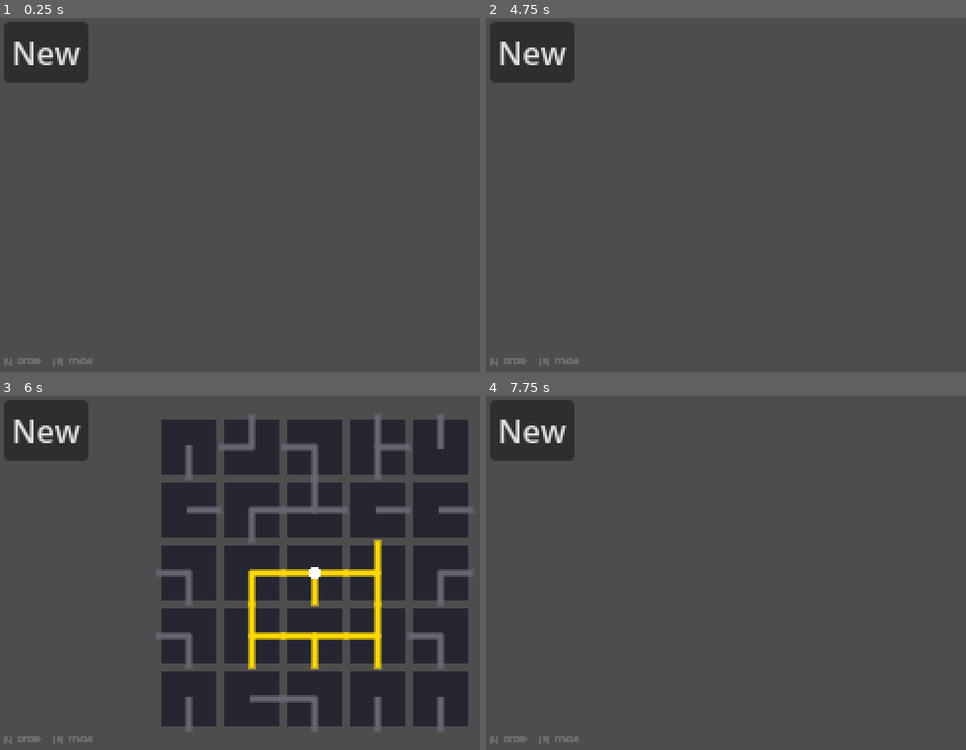
Above: before the commit, frames 1-4 (two rows, left to right).
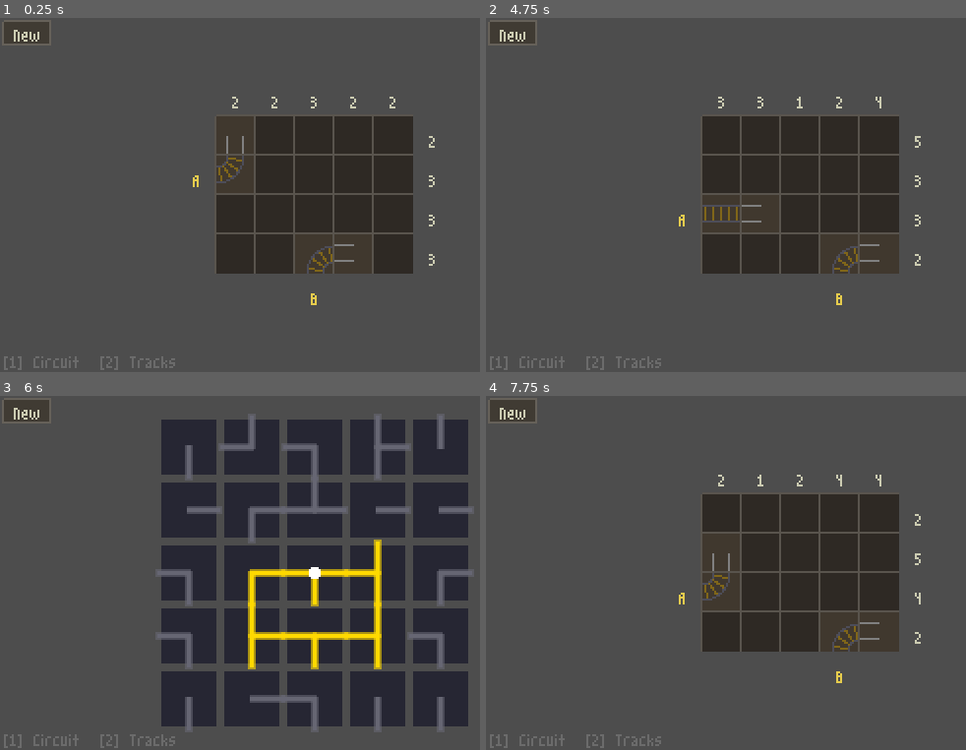
Above: after the commit, the same moments.

Repository: mojwinter/moving-day-game
Game: Godot game, scene res://scenes/puzzle_switcher.tscn
Same seed, same stepped clock (60 frames per second), same inputs: the game is played once before the commit and once after it.
Inputs (mouse positions are in pixels of both pictures, inside the frame that each line leads up to):
- Up to frame 1 (0.25 s): no input
- Up to frame 2 (4.75 s): click (534, 53) at 0.5 s, where only the run before the commit has a clickable "New"; click (534, 53) at 1.25 s, where only the run before the commit has a clickable "New"; click (534, 53) at 2 s, where only the run before the commit has a clickable "New"; tap Enter at 2.75, 4.25 s; move the mouse to (937, 177) at 2.77 s; tap 1 at 2.85, 4.35 s; click (937, 177) at 2.92 s; tap 2 at 3.05, 4.55 s; tap Space at 3.5 s; drag from (673, 212) to (769, 265) at 3.52 s; move the mouse to (865, 117) at 4.27 s; click (865, 117) at 4.42 s
- Up to frame 3 (6 s): tap Space at 5 s; drag from (283, 643) to (124, 519) at 5.02 s; tap Enter at 5.75 s; move the mouse to (outside the picture) at 5.77 s; tap 1 at 5.85 s; click (outside the picture) at 5.92 s
- Up to frame 4 (7.75 s): tap 2 at 6.05, 7.55 s; tap Space at 6.5 s; drag from (610, 519) to (706, 484) at 6.52 s; move the mouse to (831, 573) at 7.27 s; tap 1 at 7.35 s; click (831, 573) at 7.42 s

The runs differ from the first frame. In frame 1, 20% of the frame differs, in the area x 0-91%, y 0-100%; in frame 2, 20%; in frame 3, 3.0%; in frame 4, 20%.
Error before the commit: Parse Error: Cannot infer the type of "ntrack" variable because the value doesn't have a set type. (res://scripts/tracks_puzzle/grid_manager.gd:433)

Commit message:
feat: Add New button UI and win highlight
Replace scene Button nodes with a custom-drawn "New" button and input handling for both puzzles; remove NewGameButton from net_puzzle and tracks_puzzle scenes and draw the button in code (NEW_BTN_RECT) with click detection. Implement a win highlight animation for the tracks puzzle: add a highlight property to square nodes, a Tween-driven per-tile fade, and lifecycle handling to kill/reset the tween on new game. Clean up track drawing: use explicit rail/sleeper coordinates (6.0 / 14.0) and adjust sleeper drawing for straights/curves/stubs, and tint tracks with a warm highlight color when winning. Also tweak font sizes and vertical offsets for pixel font rendering, reconnect/disconnect puzzle signals around puzzle regeneration to avoid duplicate handlers, and add a couple of minor type/annotation and formatting fixes.

Diff:
--- a/scenes/net_puzzle/net_puzzle.tscn
+++ b/scenes/net_puzzle/net_puzzle.tscn
@@ -8,12 +8,3 @@
 
 [node name="GridManager" type="Node" parent="."]
 script = ExtResource("2_grid")
-
-[node name="NewGameButton" type="Button" parent="."]
-offset_left = 2.0
-offset_top = 2.0
-offset_right = 40.0
-offset_bottom = 10.0
-text = "New"
-
-[connection signal="pressed" from="NewGameButton" to="." method="_on_new_game_pressed"]
--- a/scenes/tracks_puzzle/tracks_puzzle.tscn
+++ b/scenes/tracks_puzzle/tracks_puzzle.tscn
@@ -8,12 +8,3 @@
 
 [node name="GridManager" type="Node" parent="."]
 script = ExtResource("2_grid")
-
-[node name="NewGameButton" type="Button" parent="."]
-offset_left = 2.0
-offset_top = 2.0
-offset_right = 40.0
-offset_bottom = 10.0
-text = "New"
-
-[connection signal="pressed" from="NewGameButton" to="." method="_on_new_game_pressed"]
--- a/scripts/net_puzzle/net_puzzle.gd
+++ b/scripts/net_puzzle/net_puzzle.gd
@@ -6,8 +6,10 @@
 const GRID_OFFSET := Vector2(80, 10)
 const GRID_W := 5
 const GRID_H := 5
+const NEW_BTN_RECT := Rect2(2, 2, 24, 12)
 
 const TileScene := preload("res://scenes/net_puzzle/tile.tscn")
+const PIXEL_FONT := preload("res://assets/fonts/m3x6.ttf")
 
 enum Stage { ROTATION, TRACE, CALIBRATION }
 
@@ -49,6 +51,24 @@
 
 
 # =========================================================================
+# Drawing
+# =========================================================================
+
+func _draw() -> void:
+	var font_size := 16
+	draw_rect(NEW_BTN_RECT, Color(0.25, 0.23, 0.2))
+	draw_rect(NEW_BTN_RECT, Color(0.4, 0.38, 0.35), false)
+	var txt := "New"
+	var ts := PIXEL_FONT.get_string_size(txt, HORIZONTAL_ALIGNMENT_LEFT, -1, font_size)
+	var ascent := PIXEL_FONT.get_ascent(font_size)
+	var descent := PIXEL_FONT.get_descent(font_size)
+	var text_h := ascent + descent
+	var tx := NEW_BTN_RECT.position.x + (NEW_BTN_RECT.size.x - ts.x) / 2.0
+	var ty := NEW_BTN_RECT.position.y + (NEW_BTN_RECT.size.y - text_h) / 2.0 + ascent
+	draw_string(PIXEL_FONT, Vector2(tx, ty), txt, HORIZONTAL_ALIGNMENT_LEFT, -1, font_size, Color(0.8, 0.8, 0.7))
+
+
+# =========================================================================
 # Input routing
 # =========================================================================
 
@@ -56,6 +76,14 @@
 	if current_stage == Stage.ROTATION:
 		grid_manager.rotate_tile(x, y)
 		_refresh_all_tiles()
+
+
+func _input(event: InputEvent) -> void:
+	if event is InputEventMouseButton and event.pressed and event.button_index == MOUSE_BUTTON_LEFT:
+		var local: Vector2 = event.global_position - global_position
+		if NEW_BTN_RECT.has_point(local):
+			_on_new_game_pressed()
+			get_viewport().set_input_as_handled()
 
 
 func _unhandled_input(event: InputEvent) -> void:
--- a/scripts/puzzle_switcher.gd
+++ b/scripts/puzzle_switcher.gd
@@ -37,4 +37,4 @@
 
 func _draw() -> void:
 	var hint: String = "[1] Circuit  [2] Tracks"
-	draw_string(PIXEL_FONT, Vector2(2, 176), hint, HORIZONTAL_ALIGNMENT_LEFT, -1, 8, Color(0.5, 0.5, 0.5, 0.6))
+	draw_string(PIXEL_FONT, Vector2(2, 178), hint, HORIZONTAL_ALIGNMENT_LEFT, -1, 16, Color(0.5, 0.5, 0.5, 0.6))
--- a/scripts/tracks_puzzle/grid_manager.gd
+++ b/scripts/tracks_puzzle/grid_manager.gd
@@ -430,8 +430,8 @@
 			var idx := y * GRID_W + x
 			var track_dirs: int = (sf[idx] >> TC.S_TRACK_SHIFT) & TC.ALLDIR
 			var notrack_dirs: int = (sf[idx] >> TC.S_NOTRACK_SHIFT) & TC.ALLDIR
-			var ntrack := TC.NBITS[track_dirs]
-			var nnotrack := TC.NBITS[notrack_dirs]
+			var ntrack: int = TC.NBITS[track_dirs]
+			var nnotrack: int = TC.NBITS[notrack_dirs]
 
 			# If NOTRACK square, all edges must be NOTRACK
 			if sf[idx] & TC.S_NOTRACK:
--- a/scripts/tracks_puzzle/square.gd
+++ b/scripts/tracks_puzzle/square.gd
@@ -21,10 +21,15 @@
 const ERROR_COLOR := Color(1.0, 0.2, 0.2)
 const NOTRACK_COLOR := Color(0.45, 0.4, 0.35)
 const GRID_LINE_COLOR := Color(0.35, 0.33, 0.3)
+const HIGHLIGHT_COLOR := Color(0.95, 0.85, 0.3)  # warm gold for win highlight
 
 var grid_x: int = 0
 var grid_y: int = 0
 var square_data = null
+var highlight: float = 0.0:  # 0.0 = normal, 1.0 = full highlight (win animation)
+	set(v):
+		highlight = v
+		queue_redraw()
 
 
 func setup(x: int, y: int) -> void:
@@ -43,6 +48,8 @@
 	if square_data != null:
 		has_track = square_data.has_flag(TC.S_TRACK) or square_data.e_count(TC.E_TRACK) > 0
 	var bg: Color = BG_TRACK if has_track else BG_COLOR
+	if highlight > 0.0 and has_track:
+		bg = bg.lerp(HIGHLIGHT_COLOR, highlight * 0.4)
 	draw_rect(Rect2(0, 0, CELL_SIZE, CELL_SIZE), bg)
 
 	# Grid lines
@@ -56,6 +63,8 @@
 	var is_error: bool = square_data.has_flag(TC.S_ERROR)
 	var is_clue: bool = square_data.has_flag(TC.S_CLUE)
 	var track_col: Color = ERROR_COLOR if is_error else (CLUE_TRACK_COLOR if is_clue else TRACK_COLOR)
+	if highlight > 0.0 and has_track:
+		track_col = track_col.lerp(HIGHLIGHT_COLOR, highlight)
 
 	# Draw track shapes based on edge flags
 	var track_dirs: int = square_data.e_dirs(TC.E_TRACK)
@@ -95,23 +104,23 @@
 
 
 func _draw_straight_h(col: Color) -> void:
-	# Sleepers first (behind rails)
-	for i in range(1, 8, 2):
-		var sx := CELL_SIZE / 8.0 * i
-		draw_line(Vector2(sx, T6), Vector2(sx, T6 + 2 * T3), SLEEPER_COLOR, 1.0)
+	# Sleepers first (between rails)
+	for i in range(5):
+		var sx := 2.0 + i * 4.0
+		draw_line(Vector2(sx, 6.0), Vector2(sx, 14.0), SLEEPER_COLOR, 1.0)
 	# Two horizontal rails
-	draw_line(Vector2(0, T3), Vector2(CELL_SIZE, T3), col, 1.0)
-	draw_line(Vector2(0, 2 * T3), Vector2(CELL_SIZE, 2 * T3), col, 1.0)
+	draw_line(Vector2(0, 6.0), Vector2(CELL_SIZE, 6.0), col, 1.0)
+	draw_line(Vector2(0, 14.0), Vector2(CELL_SIZE, 14.0), col, 1.0)
 
 
 func _draw_straight_v(col: Color) -> void:
-	# Sleepers
-	for i in range(1, 8, 2):
-		var sy := CELL_SIZE / 8.0 * i
-		draw_line(Vector2(T6, sy), Vector2(T6 + 2 * T3, sy), SLEEPER_COLOR, 1.0)
+	# Sleepers (between rails)
+	for i in range(5):
+		var sy := 2.0 + i * 4.0
+		draw_line(Vector2(6.0, sy), Vector2(14.0, sy), SLEEPER_COLOR, 1.0)
 	# Two vertical rails
-	draw_line(Vector2(T3, 0), Vector2(T3, CELL_SIZE), col, 1.0)
-	draw_line(Vector2(2 * T3, 0), Vector2(2 * T3, CELL_SIZE), col, 1.0)
+	draw_line(Vector2(6.0, 0), Vector2(6.0, CELL_SIZE), col, 1.0)
+	draw_line(Vector2(14.0, 0), Vector2(14.0, CELL_SIZE), col, 1.0)
 
 
 func _draw_curve(flags: int, col: Color) -> void:
@@ -137,30 +146,30 @@
 	var nsleepers := 4
 	for i in range(nsleepers):
 		var th := start_angle + (end_angle - start_angle) * (float(i) + 0.5) / float(nsleepers)
-		var inner_pt := arc_center + Vector2(cos(th), sin(th)) * T3
-		var outer_pt := arc_center + Vector2(cos(th), sin(th)) * (2 * T3)
+		var inner_pt := arc_center + Vector2(cos(th), sin(th)) * 6.0
+		var outer_pt := arc_center + Vector2(cos(th), sin(th)) * 14.0
 		draw_line(inner_pt, outer_pt, SLEEPER_COLOR, 1.0)
 
-	# Draw inner and outer arcs
-	draw_arc(arc_center, T3, start_angle, end_angle, 12, col, 1.0)
-	draw_arc(arc_center, 2 * T3, start_angle, end_angle, 12, col, 1.0)
+	# Draw inner and outer arcs (radii match rail positions 6 and 14)
+	draw_arc(arc_center, 6.0, start_angle, end_angle, 12, col, 1.0)
+	draw_arc(arc_center, 14.0, start_angle, end_angle, 12, col, 1.0)
 
 
 func _draw_stub(d: int, col: Color) -> void:
 	# Draw a short track stub from center toward edge d
 	var half := CELL_SIZE / 2.0
 	if d == TC.DIR_L:
-		draw_line(Vector2(0, T3), Vector2(half, T3), col, 1.0)
-		draw_line(Vector2(0, 2 * T3), Vector2(half, 2 * T3), col, 1.0)
+		draw_line(Vector2(0, 6.0), Vector2(half, 6.0), col, 1.0)
+		draw_line(Vector2(0, 14.0), Vector2(half, 14.0), col, 1.0)
 	elif d == TC.DIR_R:
-		draw_line(Vector2(half, T3), Vector2(CELL_SIZE, T3), col, 1.0)
-		draw_line(Vector2(half, 2 * T3), Vector2(CELL_SIZE, 2 * T3), col, 1.0)
+		draw_line(Vector2(half, 6.0), Vector2(CELL_SIZE, 6.0), col, 1.0)
+		draw_line(Vector2(half, 14.0), Vector2(CELL_SIZE, 14.0), col, 1.0)
 	elif d == TC.DIR_U:
-		draw_line(Vector2(T3, 0), Vector2(T3, half), col, 1.0)
-		draw_line(Vector2(2 * T3, 0), Vector2(2 * T3, half), col, 1.0)
+		draw_line(Vector2(6.0, 0), Vector2(6.0, half), col, 1.0)
+		draw_line(Vector2(14.0, 0), Vector2(14.0, half), col, 1.0)
 	elif d == TC.DIR_D:
-		draw_line(Vector2(T3, half), Vector2(T3, CELL_SIZE), col, 1.0)
-		draw_line(Vector2(2 * T3, half), Vector2(2 * T3, CELL_SIZE), col, 1.0)
+		draw_line(Vector2(6.0, half), Vector2(6.0, CELL_SIZE), col, 1.0)
+		draw_line(Vector2(14.0, half), Vector2(14.0, CELL_SIZE), col, 1.0)
 
 
 func _draw_edge_notrack(d: int) -> void:
--- a/scripts/tracks_puzzle/tracks_puzzle.gd
+++ b/scripts/tracks_puzzle/tracks_puzzle.gd
@@ -6,6 +6,7 @@
 const GRID_W := 5
 const GRID_H := 4
 const GRID_OFFSET := Vector2(90, 30)
+const NEW_BTN_RECT := Rect2(2, 2, 24, 12)
 
 const SquareScene := preload("res://scenes/tracks_puzzle/square.tscn")
 const PIXEL_FONT := preload("res://assets/fonts/m3x6.ttf")
@@ -15,6 +16,7 @@
 
 var square_nodes := []
 var _solved := false
+var _win_tween: Tween = null
 
 # Drag state
 var _drag_active := false
@@ -28,11 +30,11 @@
 
 
 func _ready() -> void:
-	grid_manager.puzzle_solved.connect(_on_puzzle_solved)
-	grid_manager.grid_changed.connect(_on_grid_changed)
 	grid_manager.generate_puzzle()
 	_create_square_nodes()
 	_refresh_all()
+	grid_manager.puzzle_solved.connect(_on_puzzle_solved)
+	grid_manager.grid_changed.connect(_on_grid_changed)
 
 
 func _create_square_nodes() -> void:
@@ -55,7 +57,8 @@
 	if grid_manager.clue_numbers.size() == 0:
 		return
 
-	var font_size := 12
+	var font_size := 16
+	var vy := 6  # vertical centering offset for m3x6 at size 16
 
 	# Grid border (right and bottom edges)
 	var ox := GRID_OFFSET.x + CELL_SIZE
@@ -72,7 +75,7 @@
 		var col := Color(1.0, 0.2, 0.2) if is_err else Color(0.8, 0.8, 0.7)
 		var txt := str(num)
 		var tw := PIXEL_FONT.get_string_size(txt, HORIZONTAL_ALIGNMENT_CENTER, -1, font_size)
-		var pos := GRID_OFFSET + Vector2((x + 1) * CELL_SIZE + CELL_SIZE / 2.0 - tw.x / 2.0, CELL_SIZE / 2.0 + 4)
+		var pos := GRID_OFFSET + Vector2((x + 1) * CELL_SIZE + CELL_SIZE / 2.0 - tw.x / 2.0, CELL_SIZE / 2.0 + vy)
 		draw_string(PIXEL_FONT, pos, txt, HORIZONTAL_ALIGNMENT_LEFT, -1, font_size, col)
 
 	# Row clues (right of grid)
@@ -82,20 +85,23 @@
 		var col := Color(1.0, 0.2, 0.2) if is_err else Color(0.8, 0.8, 0.7)
 		var txt := str(num)
 		var tw := PIXEL_FONT.get_string_size(txt, HORIZONTAL_ALIGNMENT_CENTER, -1, font_size)
-		var pos := GRID_OFFSET + Vector2((GRID_W + 1) * CELL_SIZE + CELL_SIZE / 2.0 - tw.x / 2.0, (y + 1) * CELL_SIZE + CELL_SIZE / 2.0 + 4)
+		var pos := GRID_OFFSET + Vector2((GRID_W + 1) * CELL_SIZE + CELL_SIZE / 2.0 - tw.x / 2.0, (y + 1) * CELL_SIZE + CELL_SIZE / 2.0 + vy)
 		draw_string(PIXEL_FONT, pos, txt, HORIZONTAL_ALIGNMENT_LEFT, -1, font_size, col)
 
 	# "A" label (left of entrance row)
 	var a_txt := "A"
 	var a_tw := PIXEL_FONT.get_string_size(a_txt, HORIZONTAL_ALIGNMENT_CENTER, -1, font_size)
-	var a_pos := GRID_OFFSET + Vector2(CELL_SIZE / 2.0 - a_tw.x / 2.0, (grid_manager.row_station + 1) * CELL_SIZE + CELL_SIZE / 2.0 + 4)
+	var a_pos := GRID_OFFSET + Vector2(CELL_SIZE / 2.0 - a_tw.x / 2.0, (grid_manager.row_station + 1) * CELL_SIZE + CELL_SIZE / 2.0 + vy)
 	draw_string(PIXEL_FONT, a_pos, a_txt, HORIZONTAL_ALIGNMENT_LEFT, -1, font_size, Color(0.9, 0.8, 0.3))
 
 	# "B" label (below exit column)
 	var b_txt := "B"
 	var b_tw := PIXEL_FONT.get_string_size(b_txt, HORIZONTAL_ALIGNMENT_CENTER, -1, font_size)
-	var b_pos := GRID_OFFSET + Vector2((grid_manager.col_station + 1) * CELL_SIZE + CELL_SIZE / 2.0 - b_tw.x / 2.0, (GRID_H + 1) * CELL_SIZE + CELL_SIZE / 2.0 + 4)
+	var b_pos := GRID_OFFSET + Vector2((grid_manager.col_station + 1) * CELL_SIZE + CELL_SIZE / 2.0 - b_tw.x / 2.0, (GRID_H + 1) * CELL_SIZE + CELL_SIZE / 2.0 + vy)
 	draw_string(PIXEL_FONT, b_pos, b_txt, HORIZONTAL_ALIGNMENT_LEFT, -1, font_size, Color(0.9, 0.8, 0.3))
+
+	# "New" button
+	_draw_new_button(font_size)
 
 
 # ===========================================================================
@@ -129,6 +135,14 @@
 		else:
 			dir = TC.DIR_L if dx < 0 else TC.DIR_R
 		grid_manager.apply_edge_toggle(gx, gy, dir, is_right)
+
+
+func _input(event: InputEvent) -> void:
+	if event is InputEventMouseButton and event.pressed and event.button_index == MOUSE_BUTTON_LEFT:
+		var local: Vector2 = event.global_position - global_position
+		if NEW_BTN_RECT.has_point(local):
+			_on_new_game_pressed()
+			get_viewport().set_input_as_handled()
 
 
 func _unhandled_input(event: InputEvent) -> void:
@@ -215,23 +229,64 @@
 
 func _on_puzzle_solved() -> void:
 	_solved = true
+	_play_win_highlight()
+
+
+func _play_win_highlight() -> void:
+	if _win_tween and _win_tween.is_valid():
+		_win_tween.kill()
+	_win_tween = create_tween()
+	var tween := _win_tween
+	tween.set_parallel(true)
+	var delay := 0.0
+	for y in range(GRID_H):
+		for x in range(GRID_W):
+			var idx := y * GRID_W + x
+			var sq_data = grid_manager.squares[idx]
+			var has_track: bool = sq_data.has_flag(TC.S_TRACK) or sq_data.e_count(TC.E_TRACK) > 0
+			if not has_track:
+				continue
+			var sq_node = square_nodes[idx]
+			sq_node.highlight = 1.0
+			tween.tween_property(sq_node, "highlight", 0.0, 0.8).set_delay(delay).set_trans(Tween.TRANS_QUAD).set_ease(Tween.EASE_IN)
+			delay += 0.04
 
 
 func _on_new_game_pressed() -> void:
 	_solved = false
 	_drag_active = false
 	_drag_sx = -1
+	if _win_tween and _win_tween.is_valid():
+		_win_tween.kill()
+		_win_tween = null
 	for sq_node in square_nodes:
 		sq_node.queue_free()
 	square_nodes.clear()
+	grid_manager.grid_changed.disconnect(_on_grid_changed)
+	grid_manager.puzzle_solved.disconnect(_on_puzzle_solved)
 	grid_manager.generate_puzzle()
 	_create_square_nodes()
+	grid_manager.puzzle_solved.connect(_on_puzzle_solved)
+	grid_manager.grid_changed.connect(_on_grid_changed)
 	_refresh_all()
 
 
 # ===========================================================================
 # Helpers
 # ===========================================================================
+
+func _draw_new_button(font_size: int) -> void:
+	draw_rect(NEW_BTN_RECT, Color(0.25, 0.23, 0.2))
+	draw_rect(NEW_BTN_RECT, Color(0.4, 0.38, 0.35), false)
+	var txt := "New"
+	var ts := PIXEL_FONT.get_string_size(txt, HORIZONTAL_ALIGNMENT_LEFT, -1, font_size)
+	var ascent := PIXEL_FONT.get_ascent(font_size)
+	var descent := PIXEL_FONT.get_descent(font_size)
+	var text_h := ascent + descent
+	var tx := NEW_BTN_RECT.position.x + (NEW_BTN_RECT.size.x - ts.x) / 2.0
+	var ty := NEW_BTN_RECT.position.y + (NEW_BTN_RECT.size.y - text_h) / 2.0 + ascent
+	draw_string(PIXEL_FONT, Vector2(tx, ty), txt, HORIZONTAL_ALIGNMENT_LEFT, -1, font_size, Color(0.8, 0.8, 0.7))
+
 
 func _mouse_to_grid(global_pos: Vector2) -> Vector2i:
 	var local_pos: Vector2 = global_pos - global_position - GRID_OFFSET
